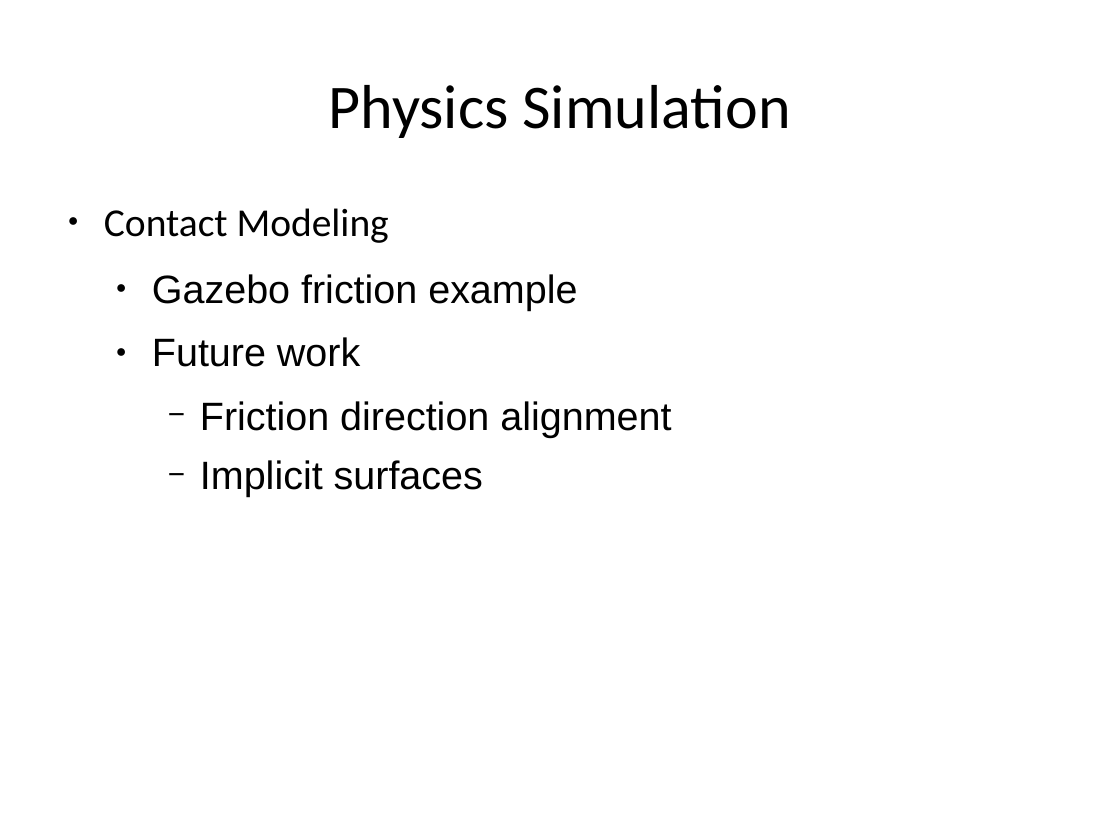
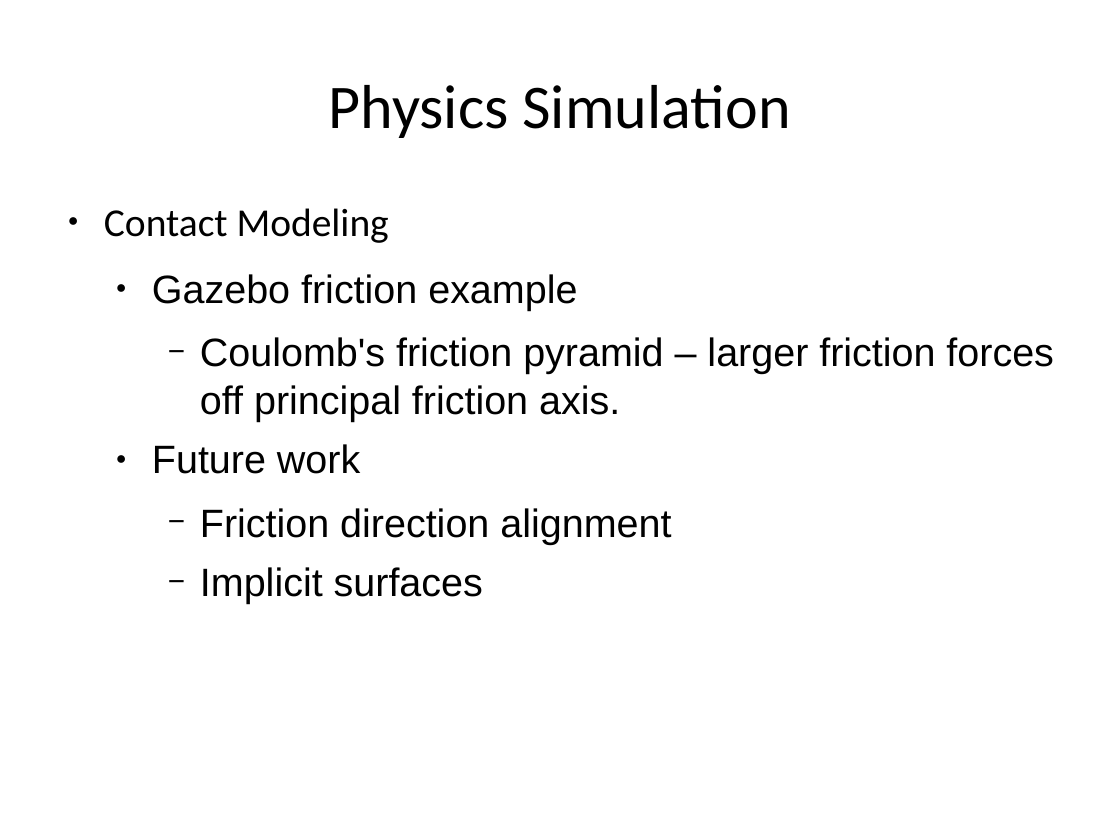
Before and after one commit to PR2/pr2_docs, a slide deck: slide 12 of pr2_training_workshop/simulation/simulation_training_workshop_rev1.odp (slide 13 before the commit). Drawn at 1120x840 pixels with LibreOffice and Linux fonts; fonts in the diff are those of the drawing; background and template pictures are left out. Boxes give left, top, right and bottom in pixels: in the first picture for what was removed or moved away, otherwise in the second. Text is boxed around its words. In the diff, an @@ line names an element or a change of style, - is before the commit and + after.

```diff
--- a/pr2_training_workshop/simulation/simulation_training_workshop_rev1.odp
+++ b/pr2_training_workshop/simulation/simulation_training_workshop_rev1.odp
@@ text at bbox=[200, 337, 1053, 422]: paragraph added @@
+    − Coulomb's friction pyramid – larger friction forces off principal friction axis.
```
Also in this commit, not shown: 13 other slides changed, 10 slides added, 4 slides removed.
